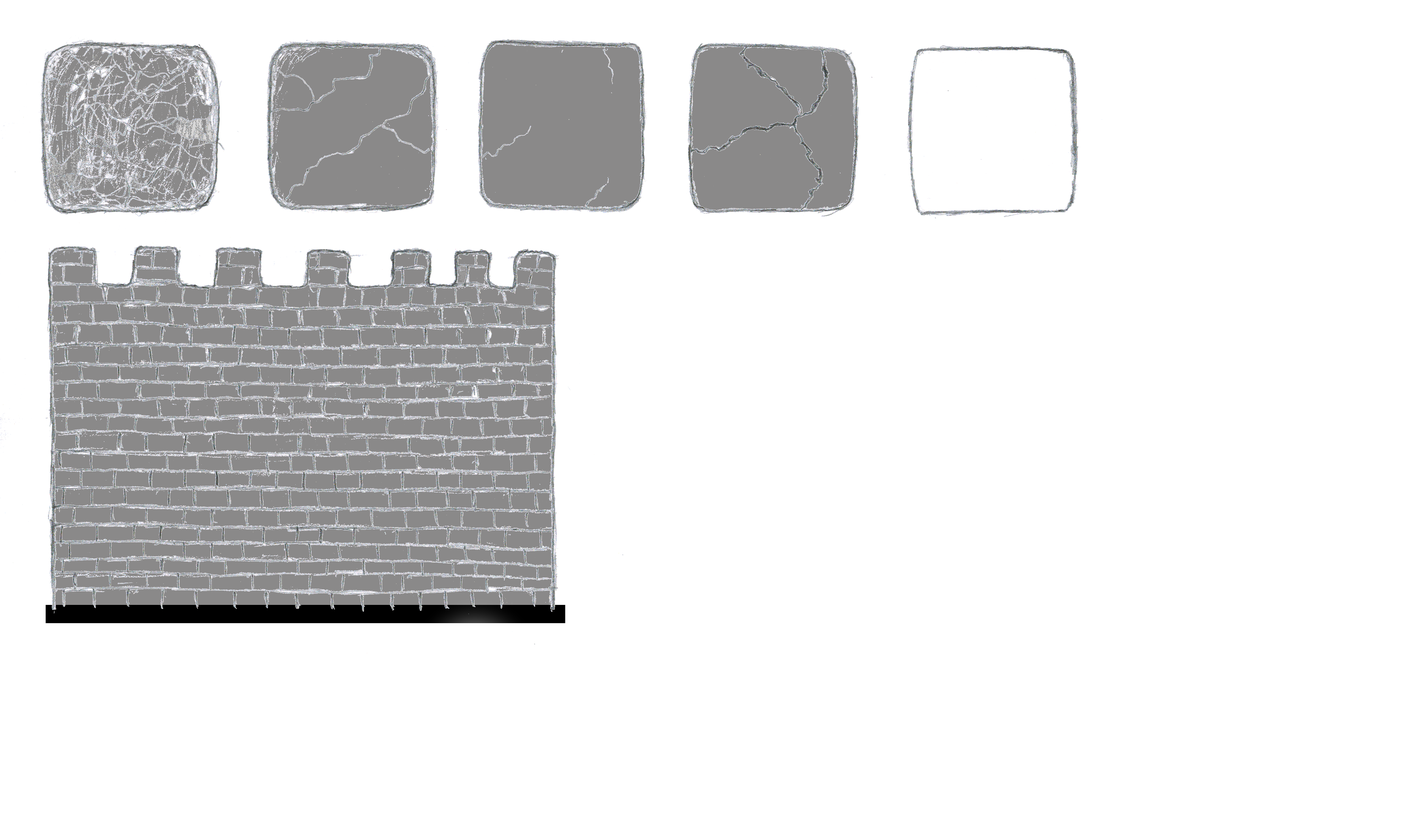
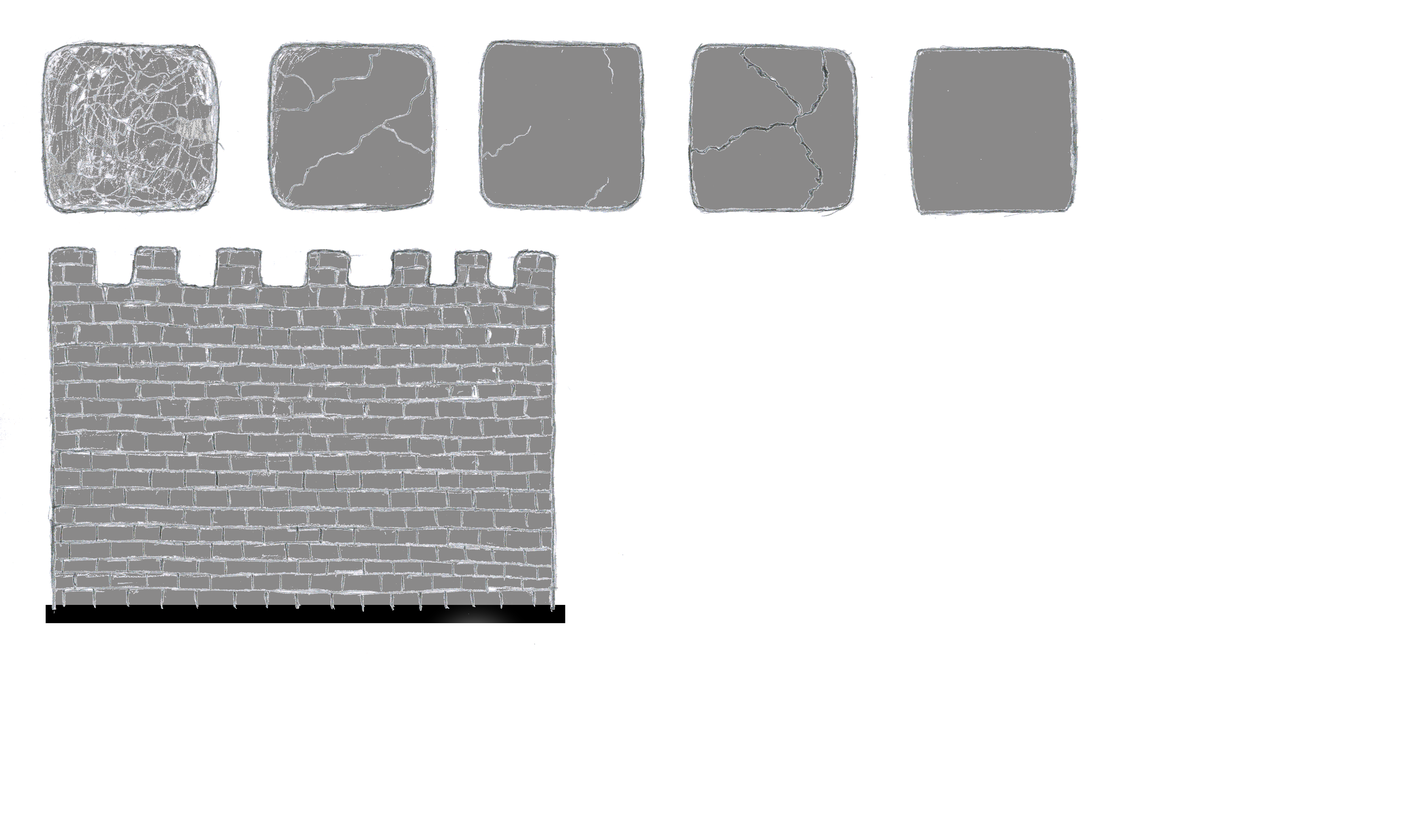
Before/after of a w=1420, h=839 layered artwork. What changed in the layer stack:
painted on "nz-spritesheet-1-2.png" over [911, 49, 1075, 212]
